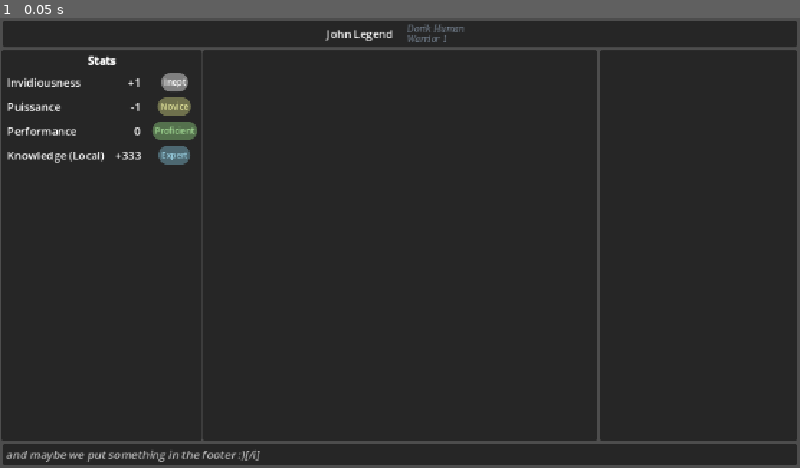
Above: before the commit, frame 1.
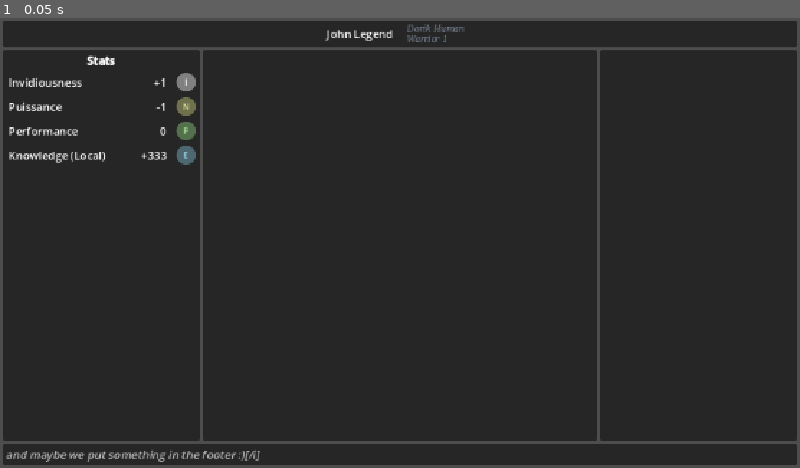
Above: after the commit, the same moment.

Repository: PistolRcks/lgndry
Game: Godot game, scene res://src/character_sheet/CharacterSheet.tscn
Two runs of this game, one before a commit and one after it. Both use one fixed random seed, a clock stepped at 60 frames per second and the inputs below.
Inputs:
- Up to frame 1 (0.05 s): no input

The runs differ from the first frame. In frame 1, 1.5% of the frame differs, in the area x 0-26%, y 7-94%.

Commit message:
more work

Diff:
--- a/src/character_sheet/stats/ProficiencyLabel.gd
+++ b/src/character_sheet/stats/ProficiencyLabel.gd
@@ -23,10 +23,10 @@
 }
 
 var text_per_kind: Dictionary[ProficiencyKind, String] = {
-	ProficiencyKind.INEPT:			"Inept",
-	ProficiencyKind.NOVICE:			"Novice",
-	ProficiencyKind.PROFICIENT:		"Proficient",
-	ProficiencyKind.EXPERT:			"Expert",
+	ProficiencyKind.INEPT:			"I",
+	ProficiencyKind.NOVICE:			"N",
+	ProficiencyKind.PROFICIENT:		"P",
+	ProficiencyKind.EXPERT:			"E",
 }
 
 @export var kind: ProficiencyKind = ProficiencyKind.INEPT:
--- a/src/character_sheet/stats/ProficiencyLabel.tscn
+++ b/src/character_sheet/stats/ProficiencyLabel.tscn
@@ -14,6 +14,7 @@
 expand_margin_bottom = 2.0
 
 [node name="ProficiencyLabel" type="Control" unique_id=643762422]
+custom_minimum_size = Vector2(16, 16)
 layout_mode = 3
 anchors_preset = 8
 anchor_left = 0.5
@@ -22,10 +23,13 @@
 anchor_bottom = 0.5
 grow_horizontal = 2
 grow_vertical = 2
+size_flags_horizontal = 4
+size_flags_vertical = 4
 script = ExtResource("1_j31dm")
 
 [node name="Label" type="Label" parent="." unique_id=1586675983]
 unique_name_in_owner = true
+custom_minimum_size = Vector2(16, 16)
 layout_mode = 1
 anchors_preset = 15
 anchor_right = 1.0
@@ -35,7 +39,7 @@
 size_flags_vertical = 1
 theme_override_font_sizes/font_size = 12
 theme_override_styles/normal = SubResource("StyleBoxFlat_b57kl")
-text = "Inept"
+text = "I"
 horizontal_alignment = 1
 vertical_alignment = 1
 
--- a/src/character_sheet/stats/StatContainer.tscn
+++ b/src/character_sheet/stats/StatContainer.tscn
@@ -27,13 +27,13 @@
 text = "+2"
 
 [node name="Control" type="Control" parent="HBoxContainer" unique_id=112413246]
-custom_minimum_size = Vector2(64, 0)
+custom_minimum_size = Vector2(24, 0)
 layout_mode = 2
 size_flags_horizontal = 8
 
 [node name="ProficiencyLabel" parent="HBoxContainer/Control" unique_id=643762422 instance=ExtResource("1_b57kl")]
 unique_name_in_owner = true
-custom_minimum_size = Vector2(31, 17)
+custom_minimum_size = Vector2(4, 17)
 layout_mode = 1
 offset_left = -10.0
 offset_top = -11.5
